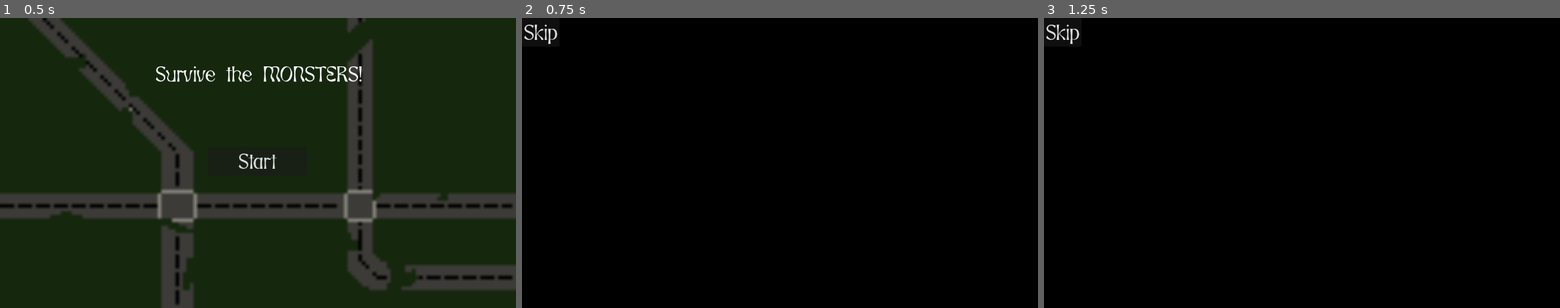
Above: before the commit, frames 1-3 (left to right).
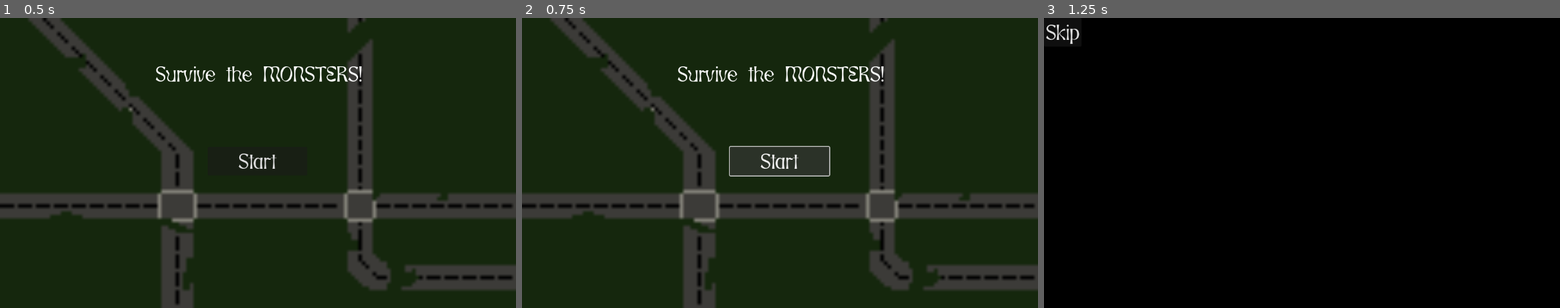
Above: after the commit, the same moments.

Repository: Jadale18/GWJ56-Entry
Game: Godot game, scene res://main_menu.tscn
The game is run twice, just before and just after one commit, with the same random seed, the same clock (stepped at 60 frames per second) and the same inputs. Sound files missing from this copy of the repository are replaced by a short silence.
Inputs:
- Up to frame 1 (0.5 s): no input
- Up to frame 2 (0.75 s): click "Start" at 0.5 s
- Up to frame 3 (1.25 s): no input

Frame 1 is identical in both runs. In frame 2, 98% of the frame differs, in the area x 0-100%, y 0-100%; in frame 3, nothing differs.

Commit message:
Sound, balancing and final touches

Diff:
--- a/Cannon.gd
+++ b/Cannon.gd
@@ -5,7 +5,7 @@
 var ableToShoot = false
 var overlappingCannons = 0
 var can_die = false
-var rounds_left = 5
+var rounds_left = 4
 var og = true
 
 # Called when the node enters the scene tree for the first time.
--- a/Shop.gd
+++ b/Shop.gd
@@ -6,6 +6,8 @@
 signal cont
 signal cannonBought
 signal wallBought
+var cannon_price = 10
+var wall_price = 15
 
 
 
@@ -59,14 +61,18 @@
 
 
 func _on_new_cannon_button_down():
-	if parts >= 10:
-		parts -= 10
+	if parts >= cannon_price:
+		parts -= cannon_price
+		cannon_price += 1
 		$Label.text = 'Monster Parts: ' + var_to_str(parts)
+		$GridContainer/NewCannon.text = 'Cannon: ' + var_to_str(cannon_price) + ' Parts'
 		emit_signal("cannonBought")
 
 
 func _on_new_wall_button_down():
-	if wall_parts >= 15:
-		wall_parts -= 15
+	if wall_parts >= wall_price:
+		wall_parts -= wall_price
+		wall_price += 1
 		$WallParts.text = 'Tough Monster Parts: ' + var_to_str(wall_parts)
+		$GridContainer/NewWall.text = 'Wall: ' + var_to_str(wall_price) + 'Tough Parts'
 		emit_signal('wallBought')
--- a/animation_player.tscn
+++ b/animation_player.tscn
@@ -1,10 +1,11 @@
-[gd_scene load_steps=13 format=3 uid="uid://b1l21hx86cm2j"]
+[gd_scene load_steps=14 format=3 uid="uid://b1l21hx86cm2j"]
 
 [ext_resource type="Texture2D" uid="uid://g2hcaluue7qd" path="res://BG (4).png" id="1_5snle"]
 [ext_resource type="Theme" uid="uid://c54kwsqechm6o" path="res://new_theme.tres" id="1_si8tl"]
 [ext_resource type="Script" path="res://animation_player.gd" id="1_uo5y2"]
 [ext_resource type="PackedScene" uid="uid://cmjngy5pnyo0p" path="res://enemy_1.tscn" id="2_2qkvn"]
 [ext_resource type="Texture2D" uid="uid://b6sk321d8il31" path="res://Enemy1.png" id="4_ho8qu"]
+[ext_resource type="AudioStream" uid="uid://cp7r1yksh1xv1" path="res://Horror-Game-Intro.mp3" id="6_mrshh"]
 
 [sub_resource type="Animation" id="Animation_8fspp"]
 length = 0.001
@@ -304,5 +305,9 @@
 theme = ExtResource("1_si8tl")
 text = "Skip"
 
+[node name="AudioStreamPlayer2D" type="AudioStreamPlayer2D" parent="."]
+stream = ExtResource("6_mrshh")
+autoplay = true
+
 [connection signal="button_down" from="Button" to="." method="_on_button_button_down"]
 [connection signal="button_down" from="Button2" to="." method="_on_button_2_button_down"]
--- a/bunker.gd
+++ b/bunker.gd
@@ -19,5 +19,5 @@
 
 
 func _on_area_entered(area):
-	if area.name == 'EnemyArea':
+	if area.name == 'EnemyArea' or area.name == 'BossArea':
 		health -= 1
--- a/game_over.tscn
+++ b/game_over.tscn
@@ -1,8 +1,9 @@
-[gd_scene load_steps=4 format=3 uid="uid://c6u0h7xwluqxv"]
+[gd_scene load_steps=5 format=3 uid="uid://c6u0h7xwluqxv"]
 
 [ext_resource type="Theme" uid="uid://c54kwsqechm6o" path="res://new_theme.tres" id="1_mqo7v"]
 [ext_resource type="Texture2D" uid="uid://g2hcaluue7qd" path="res://BG (4).png" id="2_a2cpl"]
 [ext_resource type="Script" path="res://game_over.gd" id="2_x5msm"]
+[ext_resource type="AudioStream" uid="uid://cp7r1yksh1xv1" path="res://Horror-Game-Intro.mp3" id="4_2xpj1"]
 
 [node name="GameOver" type="Control"]
 layout_mode = 3
@@ -58,4 +59,9 @@
 scale = Vector2(0.4, 0.4)
 text = "Consumed by the monsters"
 
+[node name="AudioStreamPlayer2D" type="AudioStreamPlayer2D" parent="."]
+stream = ExtResource("4_2xpj1")
+pitch_scale = 0.44
+autoplay = true
+
 [connection signal="button_down" from="Button" to="." method="_on_button_button_down"]
--- a/main.gd
+++ b/main.gd
@@ -13,6 +13,7 @@
 var newwall = null
 var can_place = true
 var wave_counter = 0
+var tip = false
 
 # Called when the node enters the scene tree for the first time.
 func _ready():
@@ -22,7 +23,7 @@
 	$EnemySpawnTimer.start()
 	$WaveTimer.start()
 	$AnimationPlayer.play("Waves")
-	$AudioStreamPlayer.volume_db = -3
+	$AudioStreamPlayer.volume_db = 0
 
 
 # Called every frame. 'delta' is the elapsed time since the previous frame.
@@ -69,6 +70,13 @@
 	if buymode:
 		$Shop/GridContainer.visible = true
 		enemies_exist = false
+		if wave_counter == 10:
+			$AnimationPlayer2/Tips.text = 'Watch out for big hoss! \nHe will eat your walls but give you lots of resources!'
+		if wave_counter == 11:
+			$AnimationPlayer2/Tips.text = 'You have now seen all of the content for this game. \nNow it just gets harder :)'
+		if wave_counter == 6 or wave_counter == 10 or wave_counter == 11:
+			$AnimationPlayer2.play("Tips")
+			tip = true
 		for node in get_children():
 			if "Cannon" in node.name:
 				node.rounds_left -= 1
@@ -95,6 +103,9 @@
 		var bosses = floor(wave_counter/5) - 1
 		for boss in bosses:
 			spawn_boss()
+	if tip:
+		$AnimationPlayer2.play_backwards('Tips')
+		tip = false
 
 func _on_shop_cannon_bought():
 	newcannon = cannonPath.instantiate()
@@ -146,7 +157,7 @@
 	spawn_location.progress_ratio = randf()
 	boss.position = spawn_location.position
 	boss.velocity_dir = Vector2(576 - boss.position.x, 324 - boss.position.y).normalized()
-
+	boss.speed = randf_range(30,60)
 
 
 func _on_audio_stream_player_finished():
--- a/main.tscn
+++ b/main.tscn
@@ -34,6 +34,26 @@
 [sub_resource type="AnimationLibrary" id="AnimationLibrary_sgowr"]
 _data = {
 "Waves": SubResource("Animation_1yfmp")
+}
+
+[sub_resource type="Animation" id="Animation_paxmj"]
+resource_name = "Tips"
+tracks/0/type = "value"
+tracks/0/imported = false
+tracks/0/enabled = true
+tracks/0/path = NodePath("AnimationPlayer2/Tips:position")
+tracks/0/interp = 1
+tracks/0/loop_wrap = true
+tracks/0/keys = {
+"times": PackedFloat32Array(0, 0.4),
+"transitions": PackedFloat32Array(1, 1),
+"update": 0,
+"values": [Vector2(-30, 684), Vector2(-16, 507)]
+}
+
+[sub_resource type="AnimationLibrary" id="AnimationLibrary_1fe10"]
+_data = {
+"Tips": SubResource("Animation_paxmj")
 }
 
 [node name="Main" type="Node2D"]
@@ -89,6 +109,21 @@
 volume_db = -80.0
 autoplay = true
 
+[node name="AnimationPlayer2" type="AnimationPlayer" parent="."]
+libraries = {
+"": SubResource("AnimationLibrary_1fe10")
+}
+
+[node name="Tips" type="Label" parent="AnimationPlayer2"]
+offset_left = -22.0
+offset_top = 723.0
+offset_right = 1180.0
+offset_bottom = 841.0
+theme = ExtResource("7_qusyj")
+text = "Tip: Use W & D or arrowkeys to rotate
+walls when placing!"
+horizontal_alignment = 1
+
 [connection signal="timeout" from="EnemySpawnTimer" to="." method="_on_timer_timeout"]
 [connection signal="timeout" from="WaveTimer" to="." method="_on_wave_timer_timeout"]
 [connection signal="cannonBought" from="Shop" to="." method="_on_shop_cannon_bought"]
--- a/main_menu.gd
+++ b/main_menu.gd
@@ -12,4 +12,6 @@
 
 
 func _on_button_button_down():
+	create_tween().tween_property($AudioStreamPlayer, "volume_db", -80, 1)
+	await get_tree().create_timer(0.5).timeout
 	get_tree().change_scene_to_file('res://animation_player.tscn')
--- a/main_menu.tscn
+++ b/main_menu.tscn
@@ -1,8 +1,9 @@
-[gd_scene load_steps=4 format=3 uid="uid://7avlms37w8lg"]
+[gd_scene load_steps=5 format=3 uid="uid://7avlms37w8lg"]
 
 [ext_resource type="Script" path="res://main_menu.gd" id="1_njh1f"]
 [ext_resource type="Texture2D" uid="uid://g2hcaluue7qd" path="res://BG (4).png" id="2_jdw0a"]
 [ext_resource type="Theme" uid="uid://c54kwsqechm6o" path="res://new_theme.tres" id="3_b42b2"]
+[ext_resource type="AudioStream" uid="uid://c56n2nin5fngq" path="res://Wicked-Dreams.mp3" id="4_diidu"]
 
 [node name="MainMenu" type="Control"]
 layout_mode = 3
@@ -54,4 +55,8 @@
 theme = ExtResource("3_b42b2")
 text = "Start"
 
+[node name="AudioStreamPlayer" type="AudioStreamPlayer" parent="."]
+stream = ExtResource("4_diidu")
+autoplay = true
+
 [connection signal="button_down" from="VBoxContainer/Button" to="." method="_on_button_button_down"]
--- a/shop.tscn
+++ b/shop.tscn
@@ -49,7 +49,7 @@
 visible = false
 layout_mode = 2
 theme = ExtResource("2_gepj0")
-text = "Wall: 15 Sturdy Parts"
+text = "Wall: 15 Tough Parts"
 
 [node name="Continue" type="Button" parent="GridContainer"]
 layout_mode = 2
Not shown, added: Horror-Game-Intro.mp3.import
Not shown, added: Wicked-Dreams.mp3.import
Not shown: 1 places in main.tscn that only renumber resources
Not shown, added: Horror-Game-Intro.mp3
Not shown, added: Wicked-Dreams.mp3
